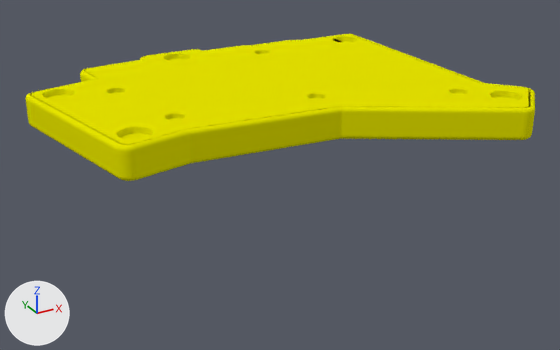
The Blender file 3d/clavis.blend as it was, and as the next commit left it.
The view is the same before and after, from a 50 mm lens placed at (-0.0426, -0.1847, 0.0789), pointed at (0.065, 0.0109, -0.0189). Lighting does not change. The marker at lower left points along +X, +Y and +Z. The same objects are shown in both versions, whatever each file hides.
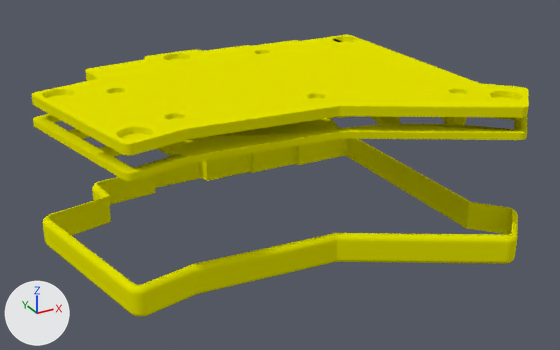
Edits to the bpy script that builds the scene:
```text
Change ob_curve_002:
    ob_curve_002.location: (0.0633, 0.0161, 0.001) -> (0.0633, 0.0161, -0.039)
```

Pixel boxes [x1, y1, x2, y2] of what changed, in the pictures (560 x 350 px):
'Curve.002', moved
    before: [25, 34, 535, 181]
    after: [43, 139, 518, 317]
'Curve.173', unchanged, uncovered by the edit
    after: [33, 114, 527, 181]
